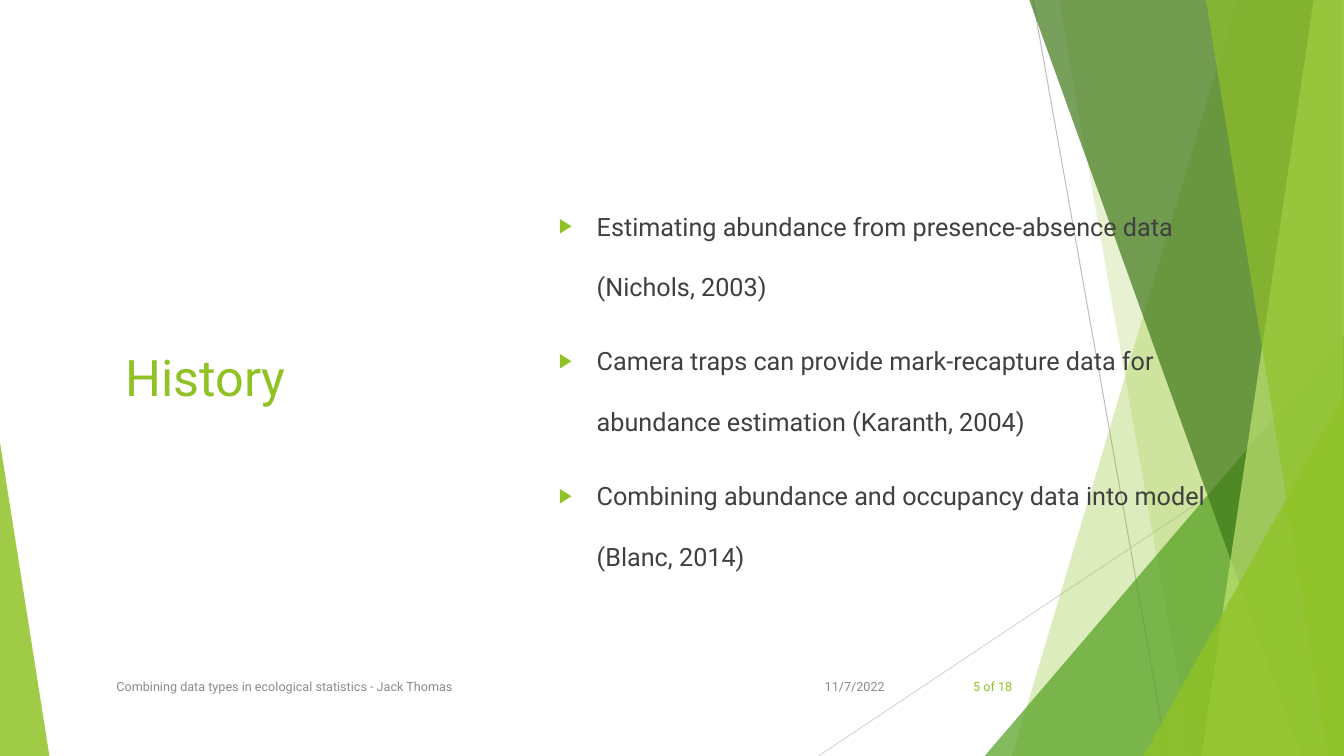
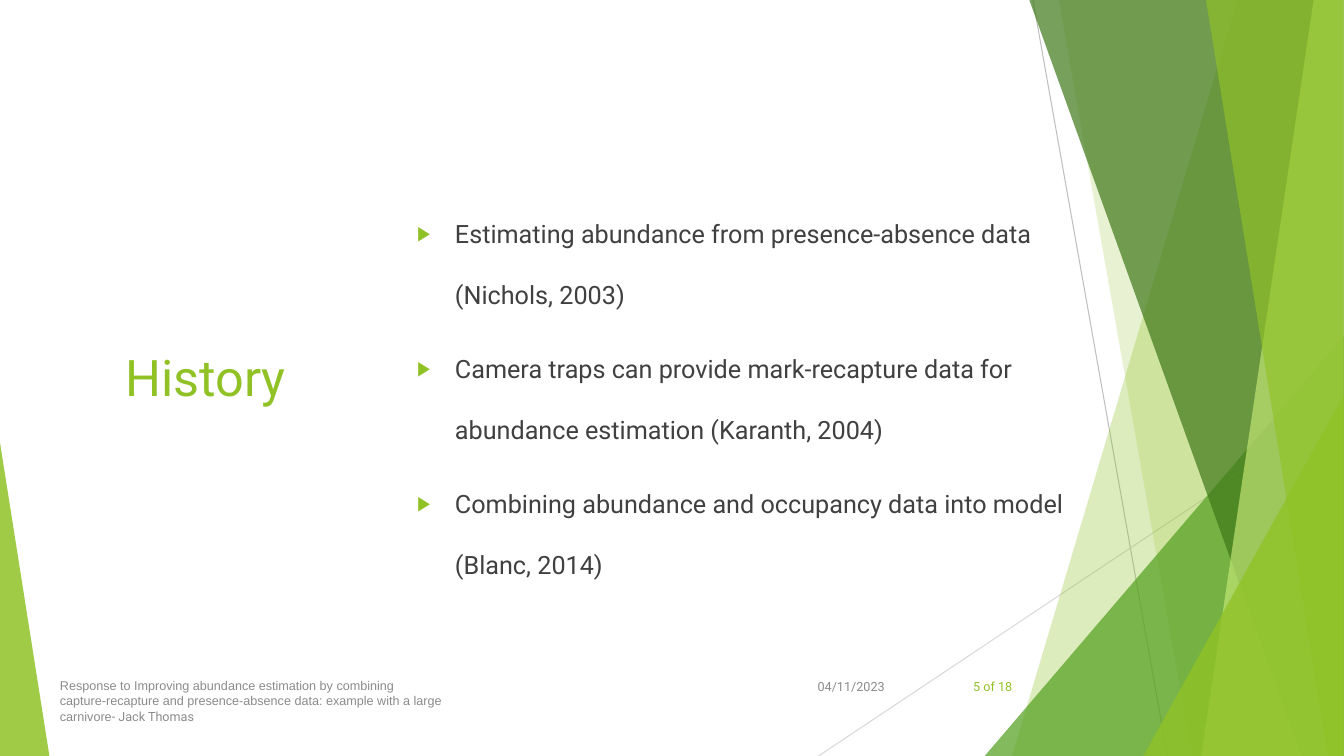
Before and after one commit to jackthomas818/masters-project, a slide deck: slide 5 of resources/OralPresentation/OralPresentationJack.pptx. Drawn at 1344x756 pixels with LibreOffice and Linux fonts; fonts in the diff are those of the drawing. Boxes give left, top, right and bottom in pixels: in the first picture for what was removed or moved away, otherwise in the second. Text is boxed around its words. In the diff, an @@ line names an element or a change of style, - is before the commit and + after.

```diff
--- a/resources/OralPresentation/OralPresentationJack.pptx
+++ b/resources/OralPresentation/OralPresentationJack.pptx
@@ text "Estimating abundance from presence-absence data ...": place and size @@
-text "Estimating abundance from presence-absence data ..." at (597,213,1205,572)
+text "Estimating abundance from presence-absence data ..." at (455,224,1063,580)
@@ text at (60,681,442,721): text changed; font Roboto to Arial @@
-Combining data types in ecological statistics - Jack Thomas
+Response to Improving abundance estimation by combining
+capture-recapture and presence-absence data: example with a large
+carnivore- Jack Thomas
@@ text at (818,682,885,692): text changed @@
-11/7/2022
+04/11/2023
```
Also in this commit, not shown: 17 other slides changed, 8 slides added, 1 slide removed, 2 other files.
